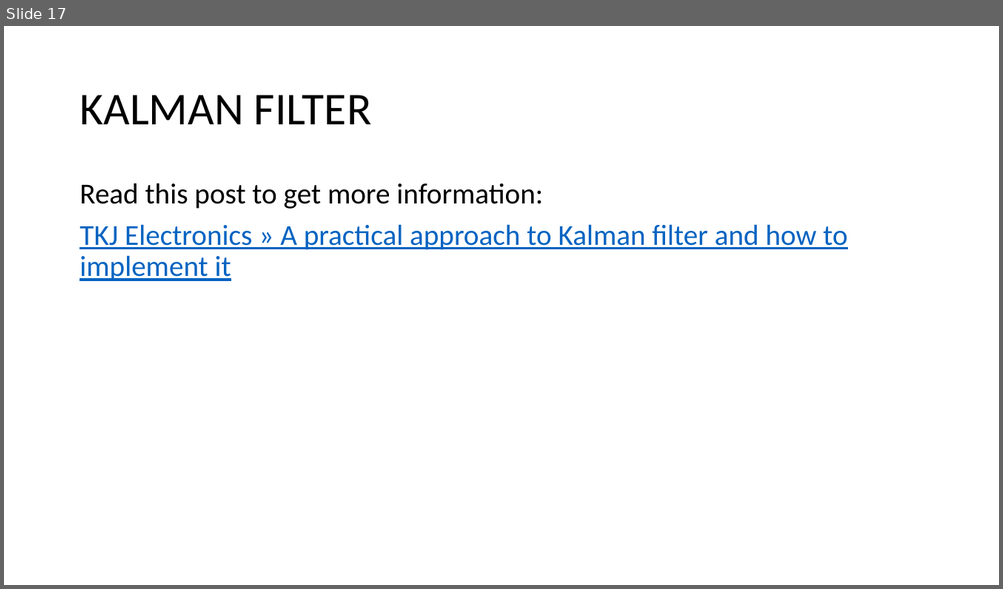
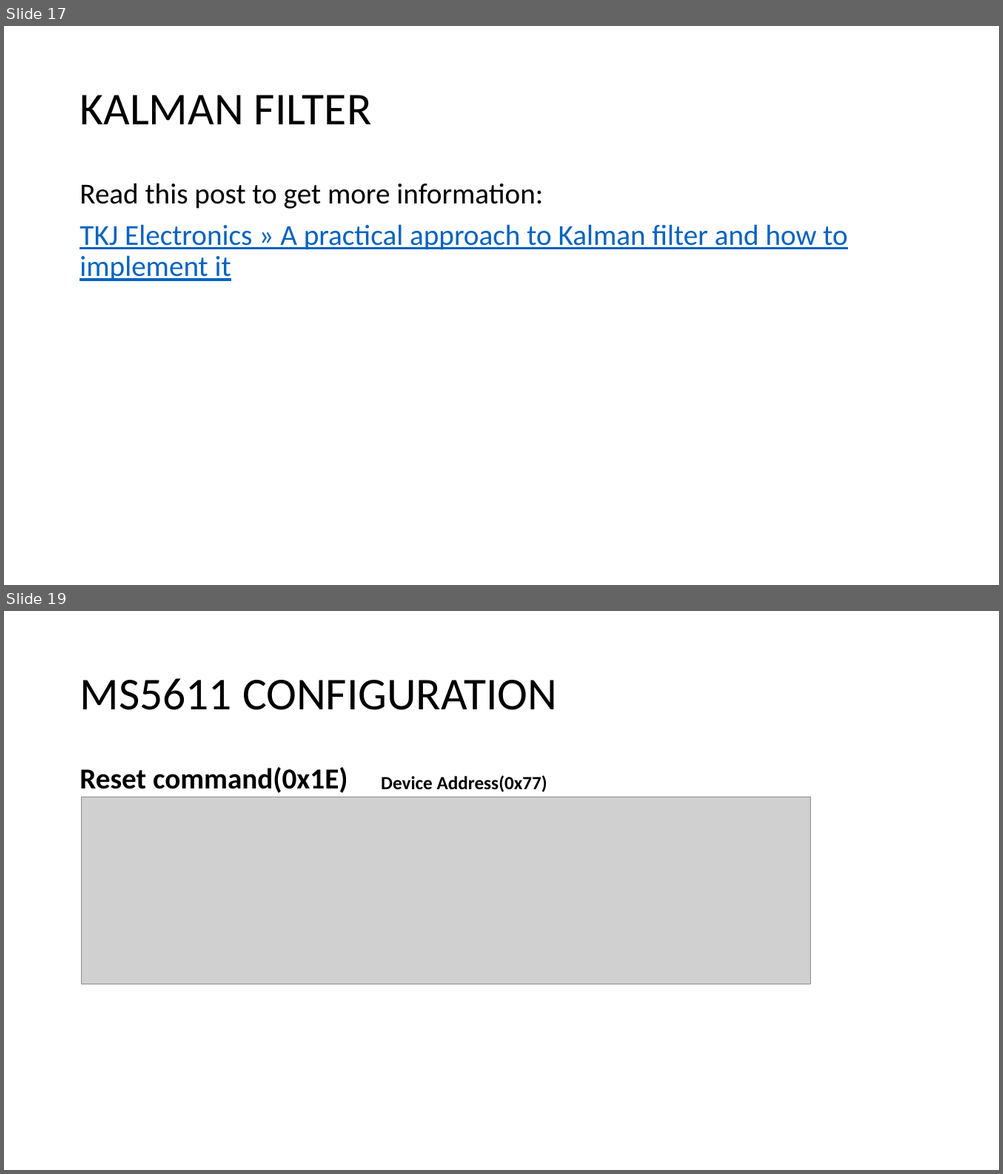
Before and after one commit to HIDER-ROOT/GY-86-for-raspi, a slide deck: Theory.pptx. Shown one above the other, each under a label of ours: slide 17 before the commit, slides 17 and 19 after it; the slides between them are not shown. The pictures are 1003x589 and 1003x1174 pixels, drawn with LibreOffice and Linux fonts; fonts in the diff are those of the drawing; grey boxes stand for pictures. Boxes give left, top, right and bottom in pixels: in the first picture for what was removed or moved away, otherwise in the second. Text is boxed around its words. In the diff, an @@ line names an element or a change of style, - is before the commit and + after.

```diff
--- a/Theory.pptx
+++ b/Theory.pptx
@@ slide 19 added at <box>4,611,999,1170</box>, background #FFFFFF @@
@@ title added at <box>79,678,557,710</box>, 44 pt, text #000000 @@
+MS5611 CONFIGURATION
@@ text added at <box>79,767,347,793</box>, 28 pt, text #000000, bold @@
+Reset command(0x1E)
@@ text added at <box>381,775,547,792</box>, 18 pt, text #000000, bold @@
+Device Address(0x77)
@@ picture added at <box>82,797,811,984</box> @@
```
Also in this commit, not shown: 10 other slides added, 2 other files.
